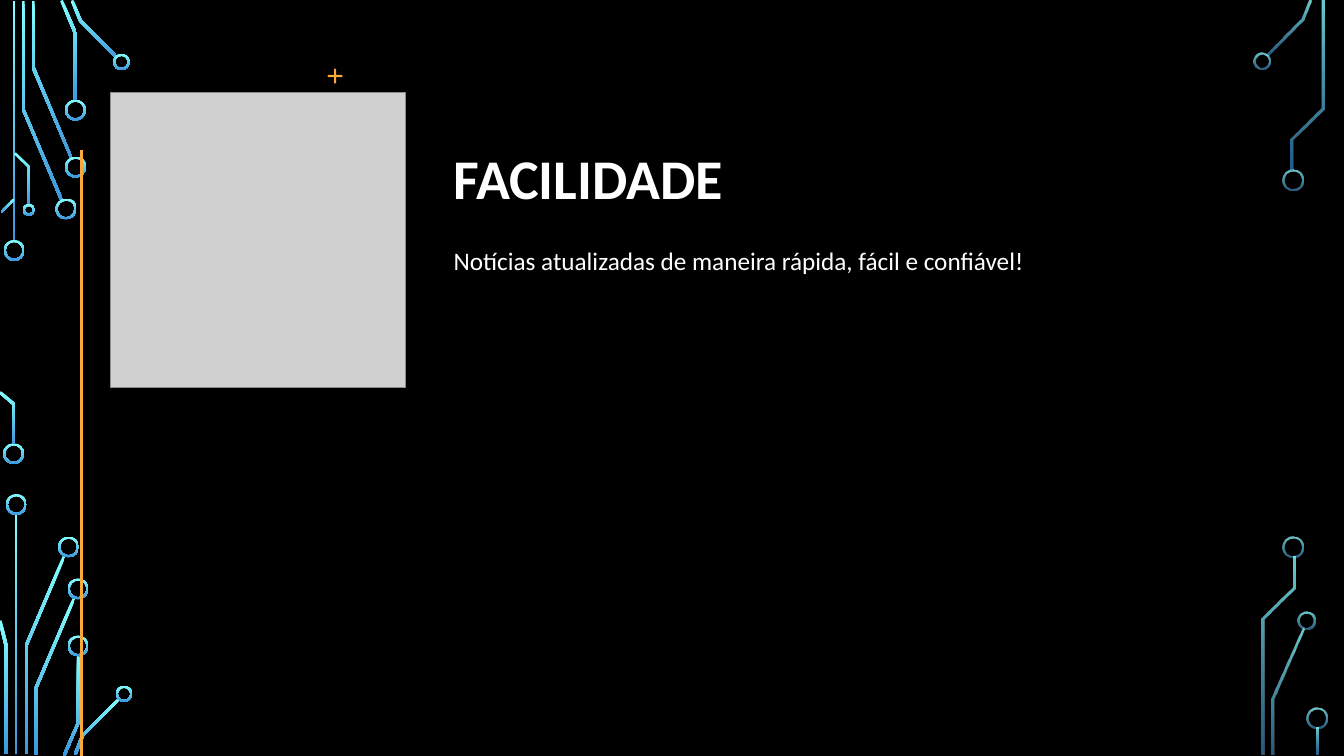
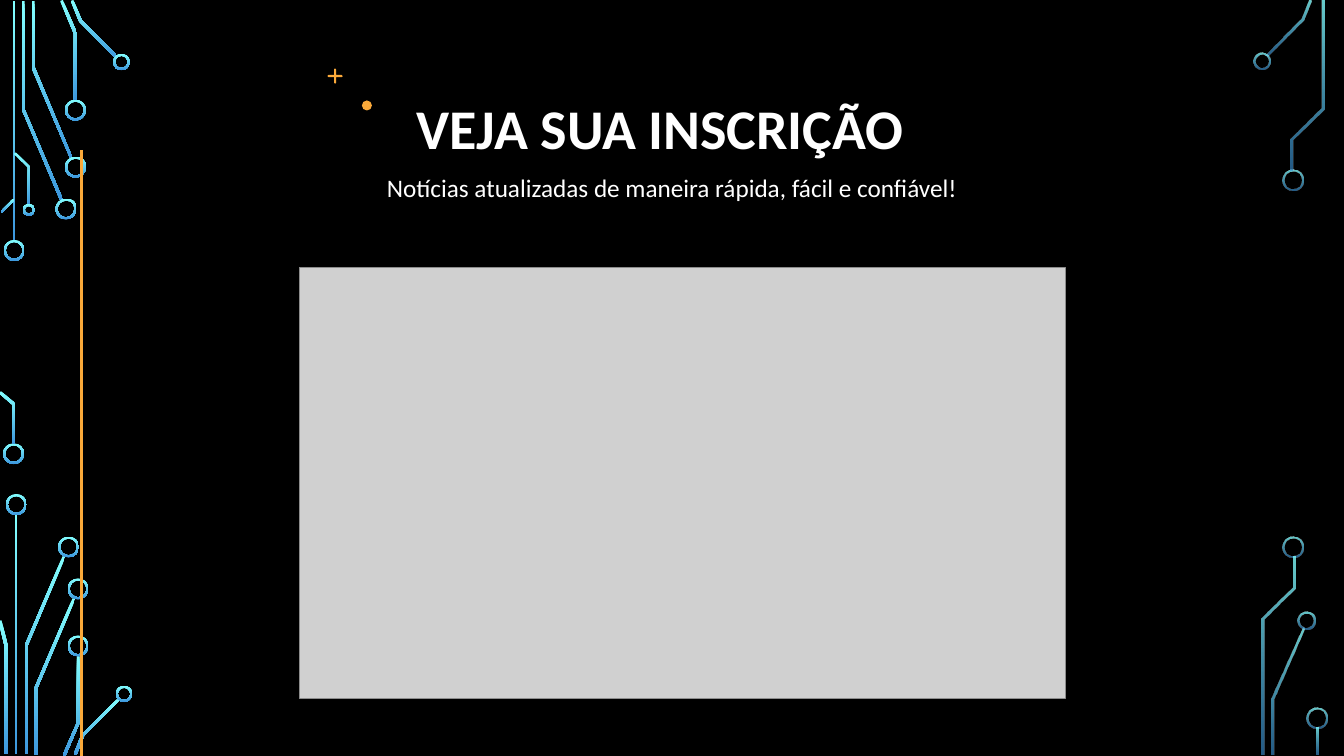
Before and after one commit to Cisenai/MonkeyFeed, a slide deck: slide 7 of docs/monkeyfeed3.pptm (slide 5 before the commit). Drawn at 1344x756 pixels with LibreOffice and Linux fonts; fonts in the diff are those of the drawing; grey boxes stand for pictures; background and template pictures are left out. Boxes give left, top, right and bottom in pixels: in the first picture for what was removed or moved away, otherwise in the second. Text is boxed around its words. In the diff, an @@ line names an element or a change of style, - is before the commit and + after.

```diff
--- a/docs/monkeyfeed3.pptm
+++ b/docs/monkeyfeed3.pptm
@@ picture removed at (111, 93, 406, 388) @@
@@ freeform shape added at (362, 101, 372, 111), fill #FAA93A @@
@@ title added at (417, 103, 904, 159), 40 pt, text #FFFFFF, bold @@
+VEJA SUA INSCRIÇÃO
@@ text "Notícias atualizadas de maneira rápida, ...": place and size @@
-text "Notícias atualizadas de maneira rápida, ..." at (454, 252, 1023, 274)
+text "Notícias atualizadas de maneira rápida, ..." at (387, 179, 956, 201)
@@ text "Notícias atualizadas de maneira rápida, ..." at (387, 179, 956, 201): alignment left to centre @@
@@ title removed at (454, 162, 723, 200) @@
-FACILIDADE
@@ picture added at (299, 267, 1066, 699) @@
```
Also in this commit, not shown: 2 other slides changed, 6 slides added, 3 slides removed.
